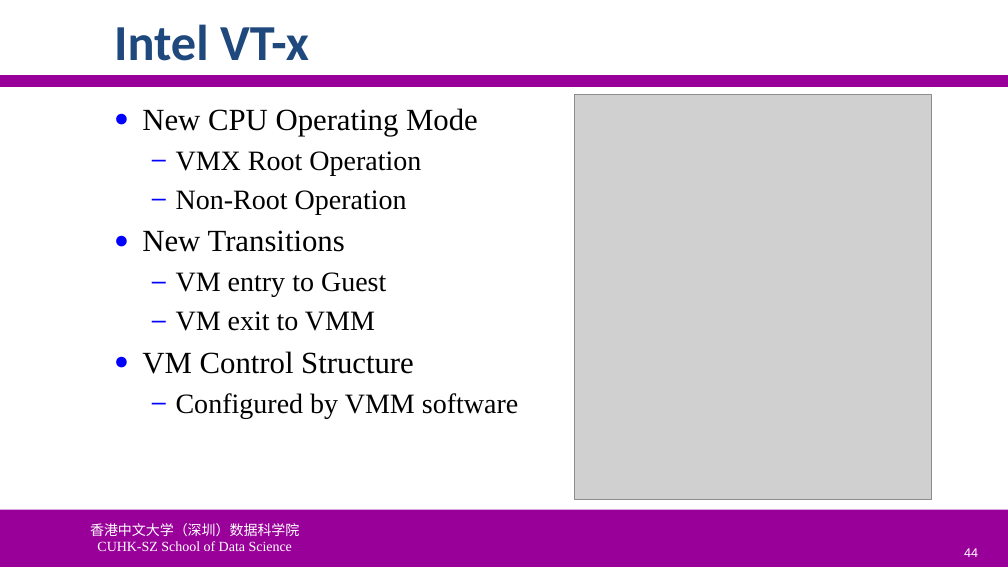
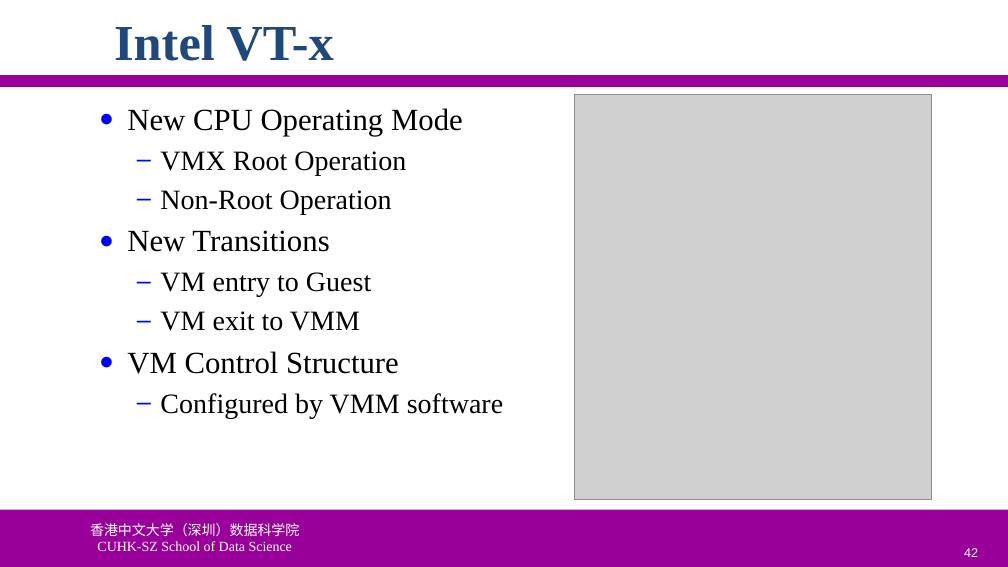
Before and after one commit to ychung1103/ychung1103.github.io, a slide deck: slide 42 of Slides/CSC6103/VT-01 Virtualization Introduction.pptx (slide 44 before the commit). Drawn at 1008x567 pixels with LibreOffice and Linux fonts; fonts in the diff are those of the drawing; grey boxes stand for pictures; background and template pictures are left out. Boxes give left, top, right and bottom in pixels: in the first picture for what was removed or moved away, otherwise in the second. Text is boxed around its words. In the diff, an @@ line names an element or a change of style, - is before the commit and + after.

```diff
--- a/Slides/CSC6103/VT-01 Virtualization Introduction.pptx
+++ b/Slides/CSC6103/VT-01 Virtualization Introduction.pptx
@@ title "Intel VT-x" at (114, 25, 333, 61): font Calibri to Times New Roman @@
@@ text "New CPU Operating Mode": place and size @@
-text "New CPU Operating Mode" at (142, 108, 518, 418)
+text "New CPU Operating Mode" at (127, 108, 503, 418)
@@ page number at (964, 548, 978, 557): text changed @@
-44
+42
```
Also in this commit, not shown: 44 other slides changed, 2 slides removed, 1 other file.
